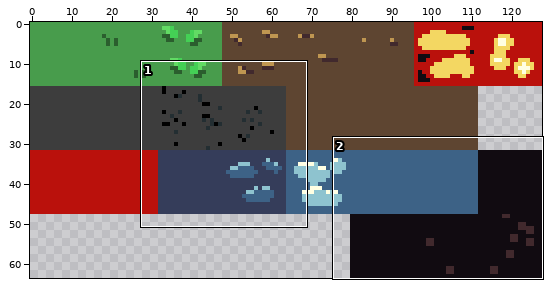
Two versions of one sprite sheet, Art/Sprites/tileset2S.png. The first picture is a wide view before the edit; the outline marks the close-up.
Close-up. Earlier state:
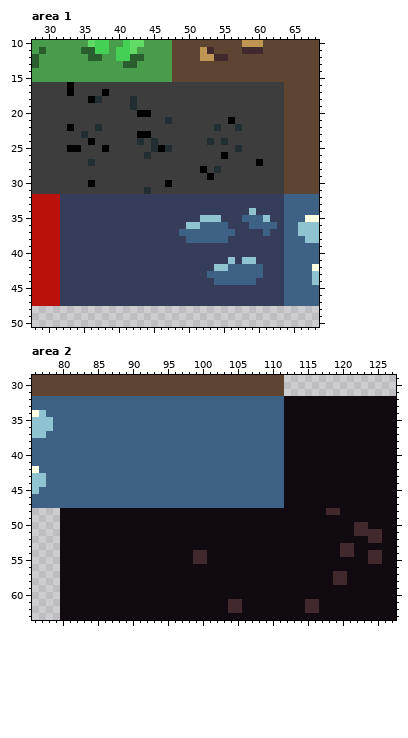
The file is 128x64 pixels. Shown: area 1: x 28..68, y 10..50; area 2: x 76..127, y 29..63.
After:
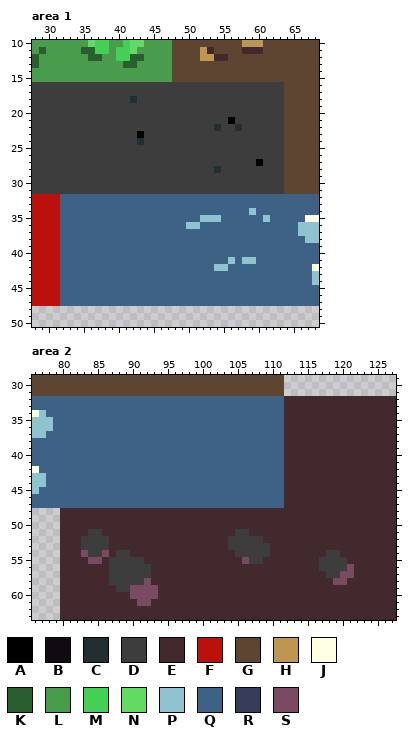
Palette (. is transparent): A #000000  B #110b11  C #232e32  D #3d3d3d  E #41292d  F #ba110c  G #5e4531  H #bf9651  J #ffffe3  K #2b5e2e  L #489c4c  M #44d055  N #62db64  P #8ec3cf  Q #3d6286  R #353d5a  S #7a4962
Difference:
Changed rows in their new state; - is an unchanged pixel.
Area 1:
first column x 32:
16 -D------------------------------
17 -D----D-------------------------
18 ----DD--------------------------
19 ----------D---------------------
20 -----------DD-------------------
21 ---------------D----------------
22 -D---D--------------------------
23 ---D--------D-------------------
24 ----D--------D-------D-D--------
25 -DD---D------DDD---------D------
26 ------------D----------D--------
27 ----D---------------------------
28 --------------------D-----------
29 ---------------------D----------
30 ----D----------D----------------
31 ------------D-------------------
32 QQQQQQQQQQQQQQQQQQQQQQQQQQQQQQQQ
33 QQQQQQQQQQQQQQQQQQQQQQQQQQQQQQQQ
34 QQQQQQQQQQQQQQQQQQQQQQQQQQQ-QQQQ
35 QQQQQQQQQQQQQQQQQQQQ---QQQ----QQ
36 QQQQQQQQQQQQQQQQQQ------QQQ----Q
37 QQQQQQQQQQQQQQQQQ--------QQQQ-QQ
38 QQQQQQQQQQQQQQQQQQ------QQQQQQQQ
39 QQQQQQQQQQQQQQQQQQQQQQQQQQQQQQQQ
40 QQQQQQQQQQQQQQQQQQQQQQQQQQQQQQQQ
41 QQQQQQQQQQQQQQQQQQQQQQQQ-Q--QQQQ
42 QQQQQQQQQQQQQQQQQQQQQQ-------QQQ
43 QQQQQQQQQQQQQQQQQQQQQ--------QQQ
44 QQQQQQQQQQQQQQQQQQQQQQ------QQQQ
45 QQQQQQQQQQQQQQQQQQQQQQQQQQQQQQQQ
46 QQQQQQQQQQQQQQQQQQQQQQQQQQQQQQQQ
47 QQQQQQQQQQQQQQQQQQQQQQQQQQQQQQQQ
Area 2:
first column x 80:
32 --------------------------------EEEEEEEEEEEEEEEE
33 --------------------------------EEEEEEEEEEEEEEEE
34 --------------------------------EEEEEEEEEEEEEEEE
35 --------------------------------EEEEEEEEEEEEEEEE
36 --------------------------------EEEEEEEEEEEEEEEE
37 --------------------------------EEEEEEEEEEEEEEEE
38 --------------------------------EEEEEEEEEEEEEEEE
39 --------------------------------EEEEEEEEEEEEEEEE
40 --------------------------------EEEEEEEEEEEEEEEE
41 --------------------------------EEEEEEEEEEEEEEEE
42 --------------------------------EEEEEEEEEEEEEEEE
43 --------------------------------EEEEEEEEEEEEEEEE
44 --------------------------------EEEEEEEEEEEEEEEE
45 --------------------------------EEEEEEEEEEEEEEEE
46 --------------------------------EEEEEEEEEEEEEEEE
47 --------------------------------EEEEEEEEEEEEEEEE
48 EEEEEEEEEEEEEEEEEEEEEEEEEEEEEEEEEEEEEE--EEEEEEEE
49 EEEEEEEEEEEEEEEEEEEEEEEEEEEEEEEEEEEEEEEEEEEEEEEE
50 EEEEEEEEEEEEEEEEEEEEEEEEEEEEEEEEEEEEEEEEEE--EEEE
51 EEEEDDEEEEEEEEEEEEEEEEEEEDDEEEEEEEEEEEEEEE----EE
52 EEEDDDDEEEEEEEEEEEEEEEEEDDDDDEEEEEEEEEEEEEEE--EE
53 EEEDDDDEEEEEEEEEEEEEEEEEDDDDDDEEEEEEEEEE--EEEEEE
54 EEESDDSEDDEEEEEEEEE--EEEEDDDDDEEEEEEEEDD--EE--EE
55 EEEESSEDDDDDEEEEEEE--EEEEESDDEEEEEEEEDDDDEEE--EE
56 EEEEEEEDDDDDDEEEEEEEEEEEEEEEEEEEEEEEEDDDDSEEEEEE
57 EEEEEEEDDDDDDEEEEEEEEEEEEEEEEEEEEEEEEEDDSSEEEEEE
58 EEEEEEEDDDDDSEEEEEEEEEEEEEEEEEEEEEEEEEESSEEEEEEE
59 EEEEEEEEDDSSSSEEEEEEEEEEEEEEEEEEEEEEEEEEEEEEEEEE
60 EEEEEEEEEESSSSEEEEEEEEEEEEEEEEEEEEEEEEEEEEEEEEEE
61 EEEEEEEEEEESSEEEEEEEEEEE--EEEEEEEEE--EEEEEEEEEEE
62 EEEEEEEEEEEEEEEEEEEEEEEE--EEEEEEEEE--EEEEEEEEEEE
63 EEEEEEEEEEEEEEEEEEEEEEEEEEEEEEEEEEEEEEEEEEEEEEEE
Where, in picture pixels (left, top, right, bottom), the same in both close-ups:
changed: (60, 82, 284, 306)
changed: (60, 396, 396, 620)
